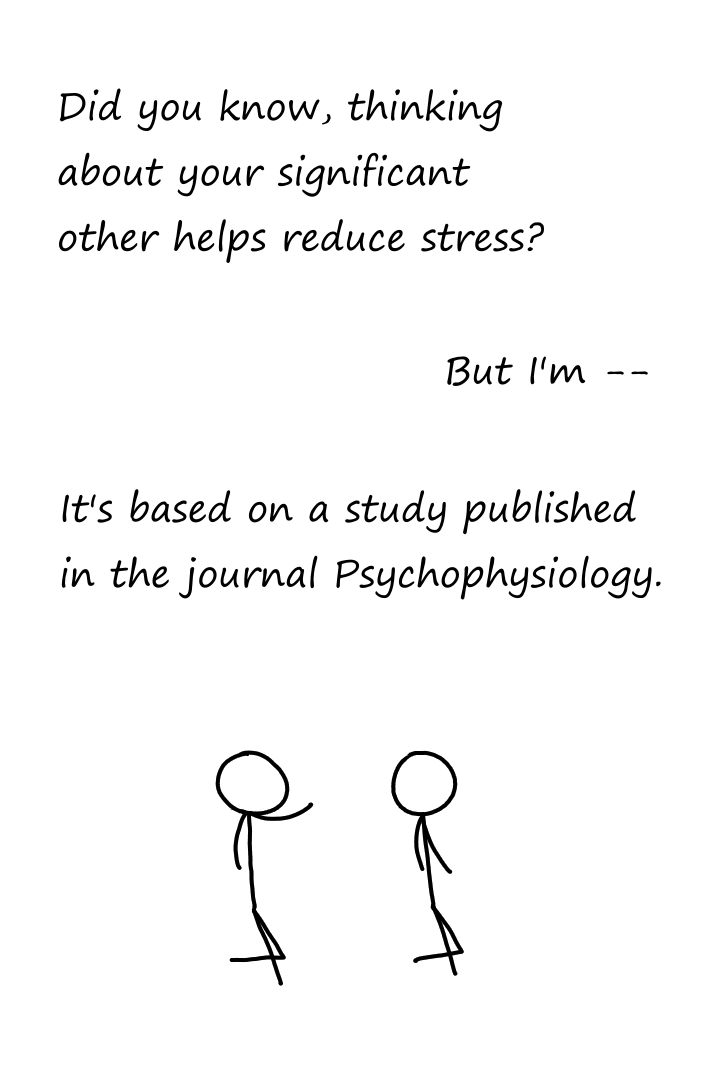
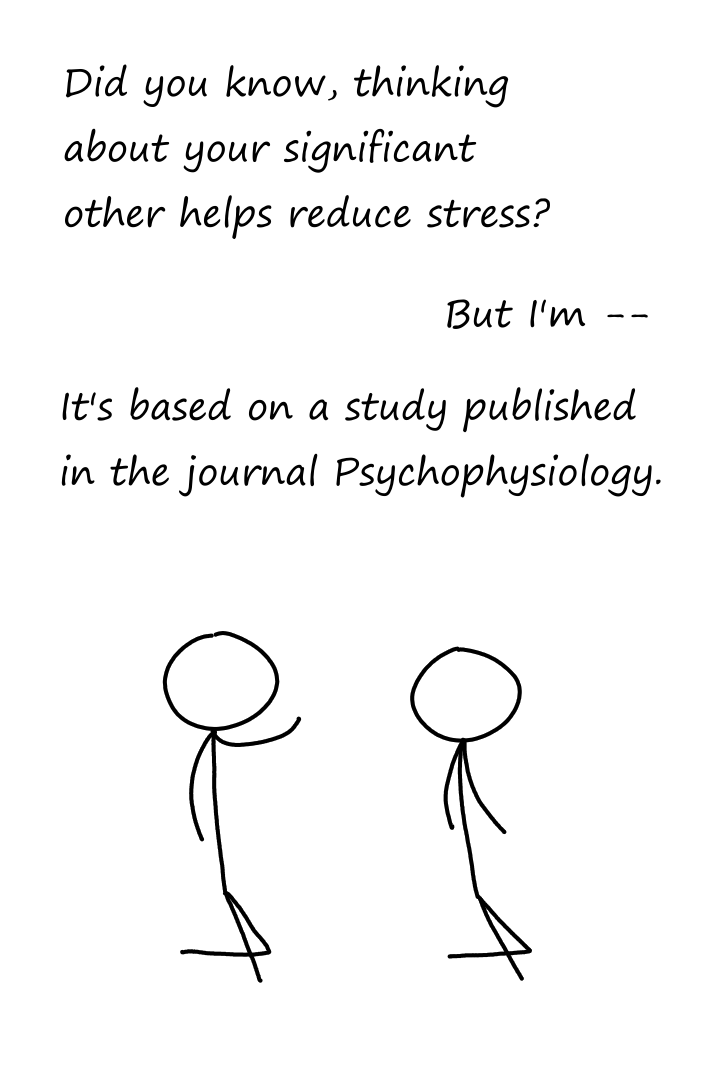
Comparing the layer stacks of the two 720 x 1080 images. Changes:
painted on "Person 2" over [162, 599, 532, 986]
painted on "Person 1" over [89, 114, 661, 986]
